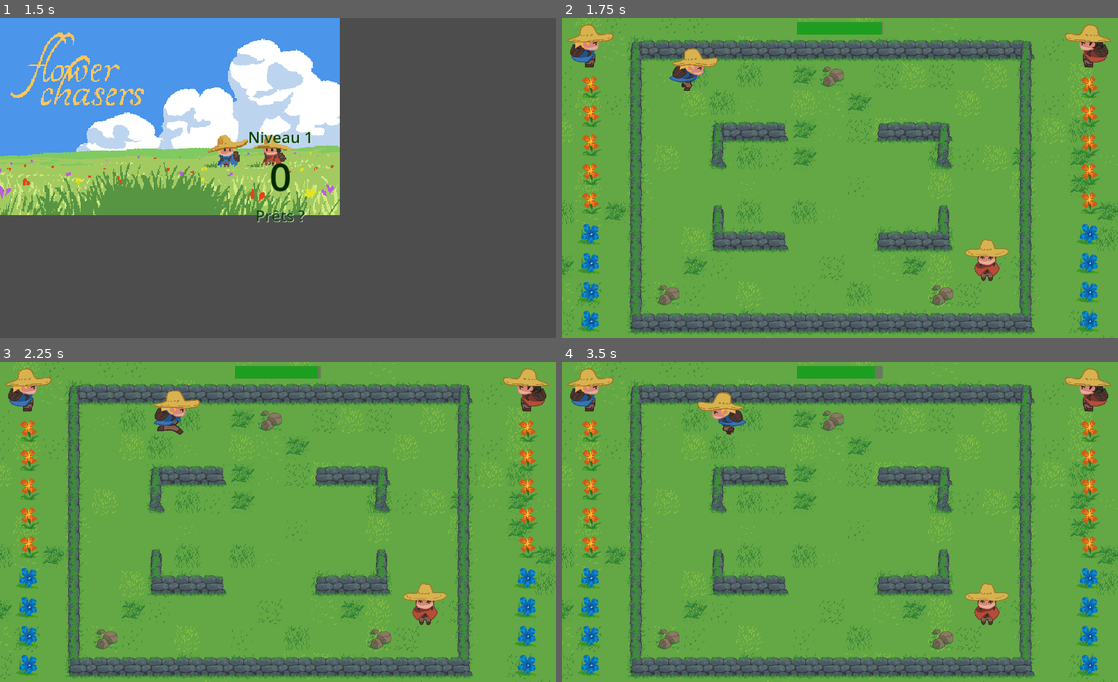
Above: before the commit, frames 1-4 (two rows, left to right).
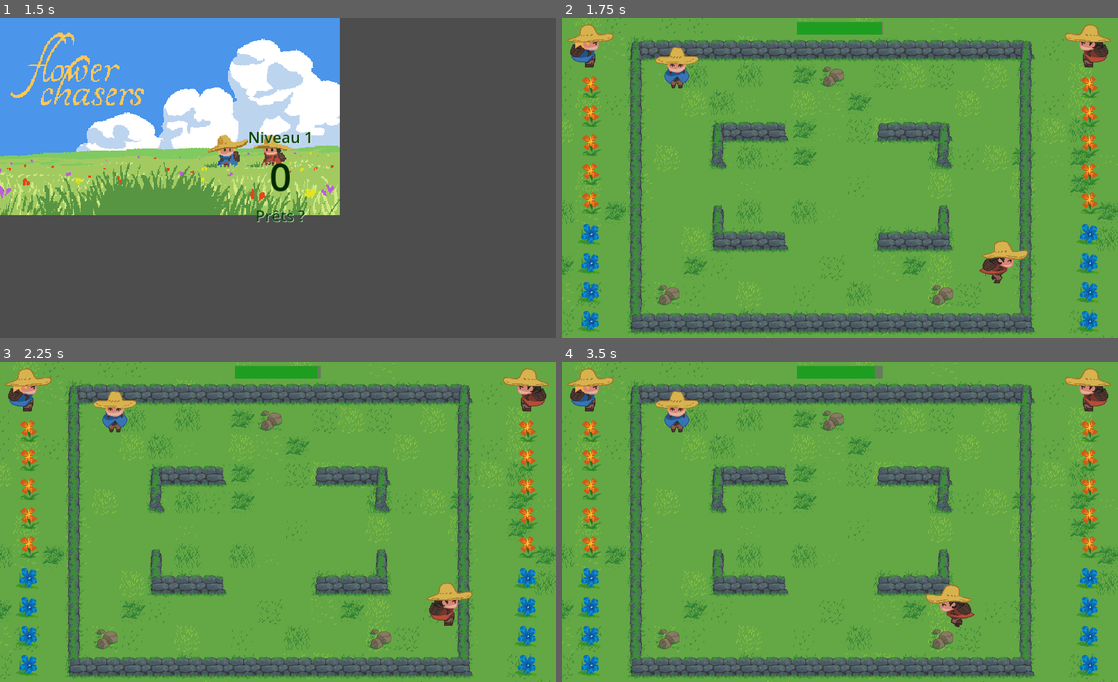
Above: after the commit, the same moments.

Repository: FablabMurat/2025GameJamCantal-1
Game: Godot game, scene res://root.tscn
The game is run twice, just before and just after one commit, with the same random seed, the same clock (stepped at 60 frames per second) and the same inputs.
Inputs:
- Up to frame 1 (1.5 s): click "Start !" at 0.5 s; tap Enter (ui_accept) at 1.25 s; hold Right (ui_right) from 1.28 s (still down)
- Up to frame 2 (1.75 s): keep holding Right (ui_right); tap Enter (ui_accept) at 1.52 s
- Up to frame 3 (2.25 s): keep holding Right (ui_right)
- Up to frame 4 (3.5 s): tap Enter (ui_accept) at 2.27 s; release Right (ui_right) at 2.78 s; hold Left (ui_left) from 2.78 s (still down)

Frame 1 is identical in both runs. In frame 2, 1.5% of the frame differs, in the area x 16-84%, y 9-84%; in frame 3, 2.0%; in frame 4, 2.1%, in the area x 16-81%, y 9-83%.

Commit message:
Inversion des commandes clavier entre bleu et rouge, suite à la mise en place des commandes par manettes

Diff:
--- a/project.godot
+++ b/project.godot
@@ -23,57 +23,57 @@
 
 [input]
 
-move_right_1={
+move_right_2={
 "deadzone": 0.5,
 "events": [Object(InputEventKey,"resource_local_to_scene":false,"resource_name":"","device":-1,"window_id":0,"alt_press …(192 unchanged characters)…
 ]
 }
-move_left_1={
+move_left_2={
 "deadzone": 0.5,
 "events": [Object(InputEventKey,"resource_local_to_scene":false,"resource_name":"","device":-1,"window_id":0,"alt_press …(191 unchanged characters)…
 ]
 }
-move_up_1={
+move_up_2={
 "deadzone": 0.5,
 "events": [Object(InputEventKey,"resource_local_to_scene":false,"resource_name":"","device":-1,"window_id":0,"alt_press …(192 unchanged characters)…
 ]
 }
-move_down_1={
+move_down_2={
 "deadzone": 0.5,
 "events": [Object(InputEventKey,"resource_local_to_scene":false,"resource_name":"","device":-1,"window_id":0,"alt_press …(192 unchanged characters)…
 ]
 }
-move_right_2={
+move_right_1={
 "deadzone": 0.5,
 "events": [Object(InputEventKey,"resource_local_to_scene":false,"resource_name":"","device":-1,"window_id":0,"alt_press …(195 unchanged characters)…
 , Object(InputEventKey,"resource_local_to_scene":false,"resource_name":"","device":-1,"window_id":0,"alt_pressed":false …(183 unchanged characters)…
 ]
 }
-move_left_2={
+move_left_1={
 "deadzone": 0.5,
 "events": [Object(InputEventKey,"resource_local_to_scene":false,"resource_name":"","device":-1,"window_id":0,"alt_press …(195 unchanged characters)…
 , Object(InputEventKey,"resource_local_to_scene":false,"resource_name":"","device":-1,"window_id":0,"alt_pressed":false …(183 unchanged characters)…
 ]
 }
-move_up_2={
+move_up_1={
 "deadzone": 0.5,
 "events": [Object(InputEventKey,"resource_local_to_scene":false,"resource_name":"","device":-1,"window_id":0,"alt_press …(195 unchanged characters)…
 , Object(InputEventKey,"resource_local_to_scene":false,"resource_name":"","device":-1,"window_id":0,"alt_pressed":false …(183 unchanged characters)…
 ]
 }
-move_down_2={
+move_down_1={
 "deadzone": 0.5,
 "events": [Object(InputEventKey,"resource_local_to_scene":false,"resource_name":"","device":-1,"window_id":0,"alt_press …(195 unchanged characters)…
 , Object(InputEventKey,"resource_local_to_scene":false,"resource_name":"","device":-1,"window_id":0,"alt_pressed":false …(183 unchanged characters)…
 ]
 }
-cueillir_2={
+cueillir_1={
 "deadzone": 0.5,
 "events": [Object(InputEventKey,"resource_local_to_scene":false,"resource_name":"","device":-1,"window_id":0,"alt_press …(195 unchanged characters)…
 , Object(InputEventKey,"resource_local_to_scene":false,"resource_name":"","device":-1,"window_id":0,"alt_pressed":false …(183 unchanged characters)…
 ]
 }
-cueillir_1={
+cueillir_2={
 "deadzone": 0.5,
 "events": [Object(InputEventKey,"resource_local_to_scene":false,"resource_name":"","device":-1,"window_id":0,"alt_press …(191 unchanged characters)…
 , Object(InputEventKey,"resource_local_to_scene":false,"resource_name":"","device":-1,"window_id":0,"alt_pressed":false …(183 unchanged characters)…
